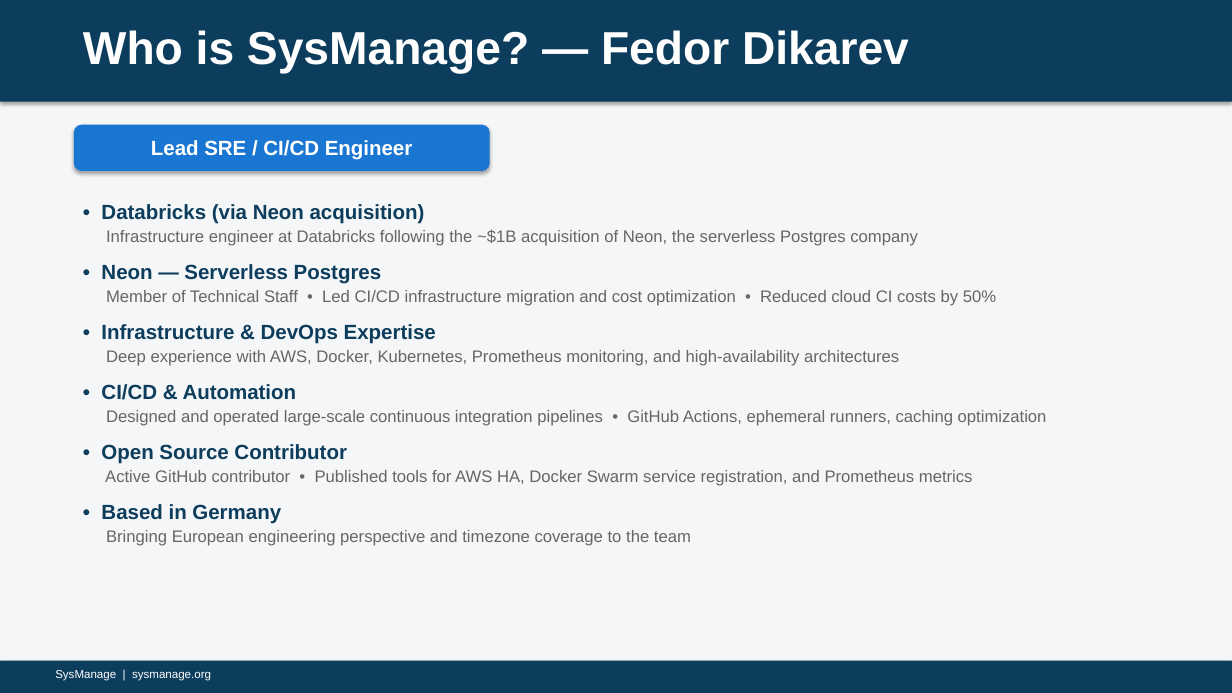
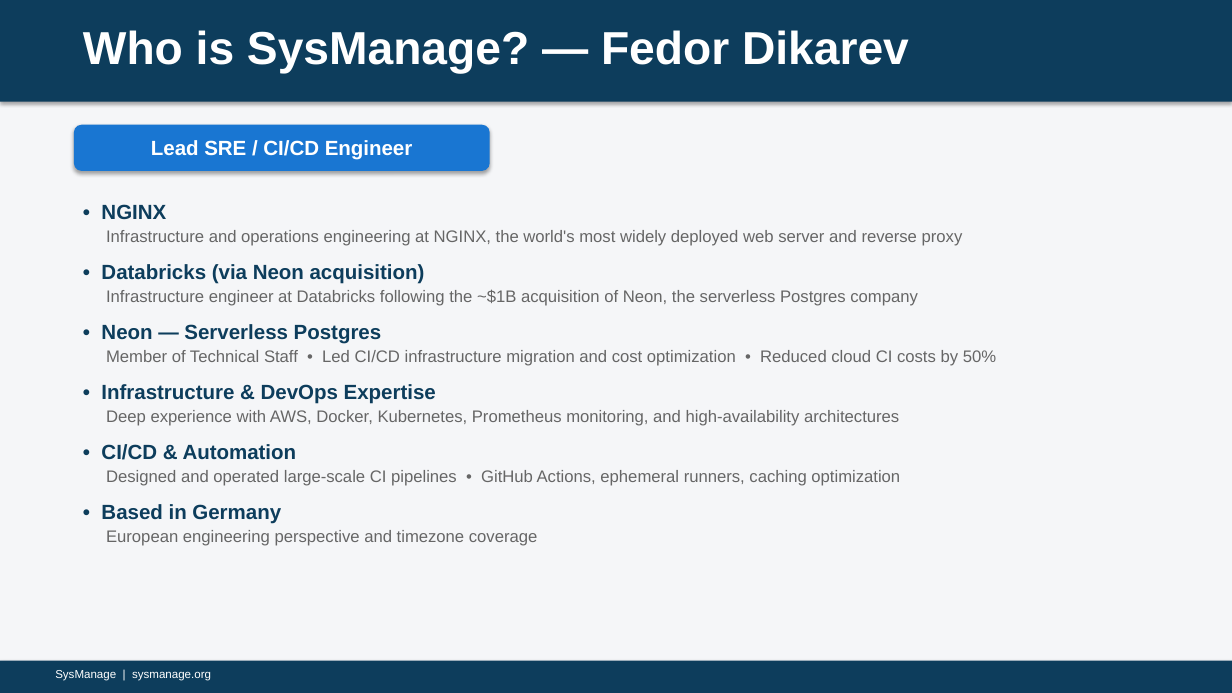
Before and after one commit to bceverly/sysmanage-docs, a slide deck: slide 6 of Presentations/SysManage.pptx. Drawn at 1232x693 pixels with LibreOffice and Linux fonts; fonts in the diff are those of the drawing. Boxes give left, top, right and bottom in pixels: in the first picture for what was removed or moved away, otherwise in the second. Text is boxed around its words. In the diff, an @@ line names an element or a change of style, - is before the commit and + after.

Commit message:
Updates to presentation

```diff
--- a/Presentations/SysManage.pptx
+++ b/Presentations/SysManage.pptx
@@ text at [101, 204, 963, 246]: paragraphs added @@
+• NGINX
+Infrastructure and operations engineering at NGINX, the world's most widely deployed web server and reverse proxy
@@ text at [101, 264, 425, 284]: more space between paragraphs @@
@@ text at [106, 470, 900, 486]: text changed @@
-Designed and operated large-scale continuous integration pipelines • GitHub Actions, ephemeral runners, caching optimization
-• Open Source Contributor
-Active GitHub contributor • Published tools for AWS HA, Docker Swarm service registration, and Prometheus metrics
+Designed and operated large-scale CI pipelines • GitHub Actions, ephemeral runners, caching optimization
@@ text at [106, 530, 538, 546]: text changed @@
-Bringing European engineering perspective and timezone coverage to the team
+European engineering perspective and timezone coverage
```
Also in this commit, not shown: 9 other slides changed, 1 other file.
